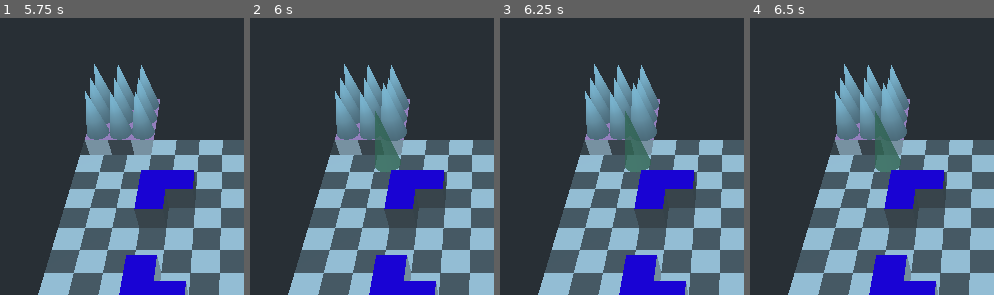
Above: before the commit, frames 1-4 (left to right).
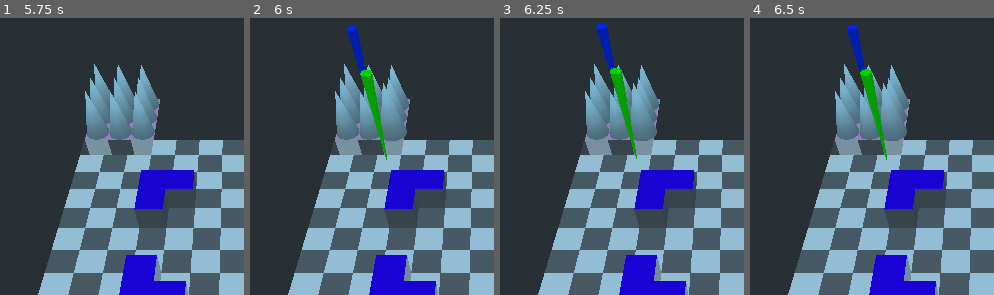
Above: after the commit, the same moments.

Repository: MrJustreborn/BattleMess
Game: Godot game, scene res://test/testlvl.tscn
Same seed, same stepped clock (60 frames per second), same inputs: the game is played once before the commit and once after it.
Inputs (mouse positions are % of the whole screen's width and height, from its top left):
- Up to frame 1 (5.75 s): tap Enter (ui_accept) at 0.5, 0.77, 1.25, 1.52, 2, 2.75, 3.02, 3.5, 3.77, 4.25, 4.52 s; move the mouse to (74, 41) at 0.52 s; hold Up (ui_up) 0.53-1.28 s; click (74, 41) at 0.67 s; move the mouse to (27, 52) at 1.27 s; move the mouse to (60, 22) at 2.02 s; hold Up (ui_up) 2.03-3.53 s; move the mouse to (43, 68) at 2.77 s; click (43, 68) at 2.92 s; move the mouse to (83, 62) at 3.52 s; move the mouse to (15, 30) at 4.27 s; move the mouse to (55, 46) at 5.02 s; click (55, 46) at 5.17 s
- Up to frame 2 (6 s): move the mouse to (32, 19) at 5.77 s; hold Up (ui_up) from 5.78 s (still down)
- Up to frame 3 (6.25 s): keep holding Up (ui_up); tap Enter (ui_accept) at 6.02 s
- Up to frame 4 (6.5 s): keep holding Up (ui_up)
The pictures show only the part of the screen within x 1-51%, y 0-50%; the shares and areas given below are measured in that part.

Frame 1 is identical in both runs. In frame 2, 2.5% of the frame differs, in the area x 39-62%, y 2-56%; in frame 3, 2.6%; in frame 4, 2.6%.

Commit message:
Added preview materials

Diff:
--- a/godot/singelton/controller_v2.gd
+++ b/godot/singelton/controller_v2.gd
@@ -29,6 +29,14 @@
 		return false;
 	#print(cell, " -> ", field_type[cell], " -> ", current_field[cell]);
 	return current_field[cell].empty() && field_type[cell] == "move";
+func can_merge(who: Node, cell: Vector2) -> bool:
+	if cell.x < 0 || cell.y < 0 || cell.x > grid_size.x - 1 || cell.y > grid_size.y - 1:
+		return false;
+	return !current_field[cell].empty() && current_field[cell][0].team == who.team;
+func can_kill(who: Node, cell: Vector2) -> bool:
+	if cell.x < 0 || cell.y < 0 || cell.x > grid_size.x - 1 || cell.y > grid_size.y - 1:
+		return false;
+	return !current_field[cell].empty() && current_field[cell][0].team != who.team;
 
 func is_cell_free(cell: Vector2) -> bool:
 	assert(grid);
@@ -71,7 +79,7 @@
 			if cell.name.begins_with("spawn"):
 				var e = test_entity.instance();
 				e.global_transform = cell.global_transform;
-				e.init(self, Vector2(x,y));
+				e.init(self, Vector2(x,y), cell.name.left(8));
 				entities.add_child(e);
 				current_field[Vector2(x,y)].append(e);
 				field_type[Vector2(x,y)] = "spawn";
--- a/godot/test/test_entity.gd
+++ b/godot/test/test_entity.gd
@@ -1,6 +1,6 @@
 extends Node
 
-var fountain = preload("res://vfx/fountain.tscn");
+var preview = preload("res://vfx/move_preview.tscn");
 
 # relative movements to current position
 var movementset = {
@@ -13,12 +13,17 @@
 					Vector2(0, -1), Vector2(0, -2),
 					Vector2(0, 1), Vector2(0, 2),
 					Vector2(-1, 0), Vector2(-2, 0),
-					Vector2(2, 0), Vector2(2, 0)
+					Vector2(1, 0), Vector2(2, 0)
 					],
 		continuous = []
 	},
 	merge = {
-		discrete = [],
+		discrete = [
+					Vector2(1, 1),
+					Vector2(1, -1),
+					Vector2(-1, 1),
+					Vector2(-1, -1),
+					],
 		continuous = []
 	},
 	kill = {
@@ -31,14 +36,17 @@
 
 var grid_crtl = null
 var pos = Vector2();
+var team = null;
 
 func _ready():
 	$overlay.visible = false;
+	print(team)
 	pass
 
-func init(ctrl, cell):
+func init(ctrl, cell, team):
 	grid_crtl = ctrl;
 	pos = cell;
+	self.team = team;
 
 func _get_moves() -> Array:
 	var can_move = [];
@@ -46,16 +54,29 @@
 		if grid_crtl.can_move(pos + m):
 			can_move.append(pos + m);
 	return can_move;
+func _get_merges() -> Array:
+	var can_merge = [];
+	for m in movementset.merge.discrete:
+		if grid_crtl.can_merge(self, pos + m):
+			can_merge.append(pos + m);
+	return can_merge;
 
 func _on_StaticBody_mouse_entered():
 	#print(name)
 	$Cone.scale = Vector3(1.2, 1.2, 1.2);
 	var moves = _get_moves();
+	var merges = _get_merges();
+
 	for m in moves:
-		var f = fountain.instance();
+		var f = preview.instance();
 		$overlay/Spatial.add_child(f);
 		f.global_transform = grid_crtl.cell_to_world(m);
-		#$overlay/Spatial/fountain.global_transform = grid_crtl.cell_to_world(m);
+	for m in merges:
+		var f = preview.instance();
+		$overlay/Spatial.add_child(f);
+		f.get_node("MeshInstance").material_override = preload("res://vfx/merge_preview.tres");
+		f.global_transform = grid_crtl.cell_to_world(m);
+
 	$overlay.visible = true;
 
 func _on_StaticBody_mouse_exited():
--- /dev/null
+++ b/godot/vfx/kill_preview.tres
@@ -0,0 +1,4 @@
+[gd_resource type="SpatialMaterial" format=2]
+
+[resource]
+albedo_color = Color( 1, 0, 0, 1 )
--- /dev/null
+++ b/godot/vfx/merge_preview.tres
@@ -0,0 +1,4 @@
+[gd_resource type="SpatialMaterial" format=2]
+
+[resource]
+albedo_color = Color( 0, 0.180392, 1, 1 )
--- /dev/null
+++ b/godot/vfx/move_preview.tres
@@ -0,0 +1,4 @@
+[gd_resource type="SpatialMaterial" format=2]
+
+[resource]
+albedo_color = Color( 0.0313726, 1, 0, 1 )
--- /dev/null
+++ b/godot/vfx/move_preview.tscn
@@ -0,0 +1,48 @@
+[gd_scene load_steps=5 format=2]
+
+[ext_resource path="res://vfx/move_preview.tres" type="Material" id=1]
+
+[sub_resource type="CylinderMesh" id=1]
+top_radius = 0.2
+bottom_radius = 0.02
+height = 3.76424
+
+[sub_resource type="SphereMesh" id=2]
+radius = 0.5
+height = 1.0
+radial_segments = 32
+rings = 16
+
+[sub_resource type="Animation" id=3]
+resource_name = "Neue Animation"
+loop = true
+tracks/0/type = "value"
+tracks/0/path = NodePath("MeshInstance:translation")
+tracks/0/interp = 1
+tracks/0/loop_wrap = true
+tracks/0/imported = false
+tracks/0/enabled = true
+tracks/0/keys = {
+"times": PoolRealArray( 0, 0.5, 1 ),
+"transitions": PoolRealArray( 1, 1, 1 ),
+"update": 0,
+"values": [ Vector3( 0, 2, 0 ), Vector3( 0, 2.14771, 0 ), Vector3( 0, 2, 0 ) ]
+}
+
+[node name="move_preview" type="Spatial"]
+
+[node name="MeshInstance" type="MeshInstance" parent="."]
+transform = Transform( 1, 0, 0, 0, 1, 0, 0, 0, 1, 0, 2.12252, 0 )
+material_override = ExtResource( 1 )
+mesh = SubResource( 1 )
+material/0 = null
+
+[node name="MeshInstance2" type="MeshInstance" parent="."]
+visible = false
+material_override = ExtResource( 1 )
+mesh = SubResource( 2 )
+material/0 = null
+
+[node name="AnimationPlayer" type="AnimationPlayer" parent="."]
+autoplay = "Neue Animation"
+"anims/Neue Animation" = SubResource( 3 )
